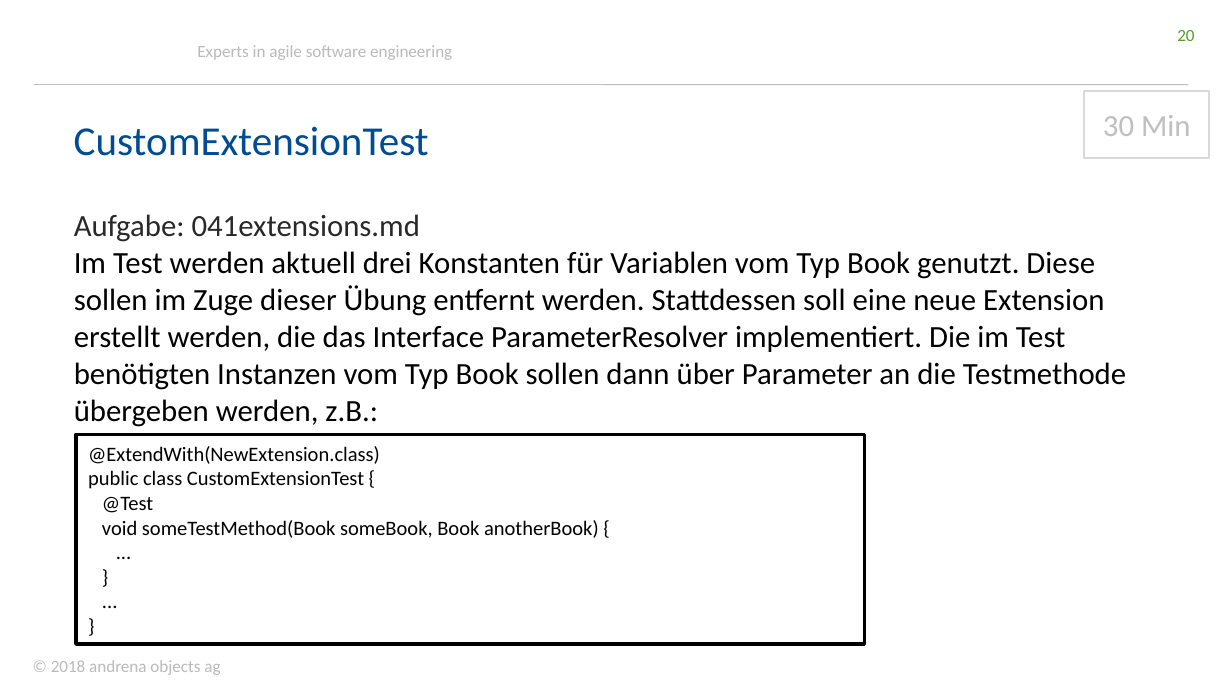
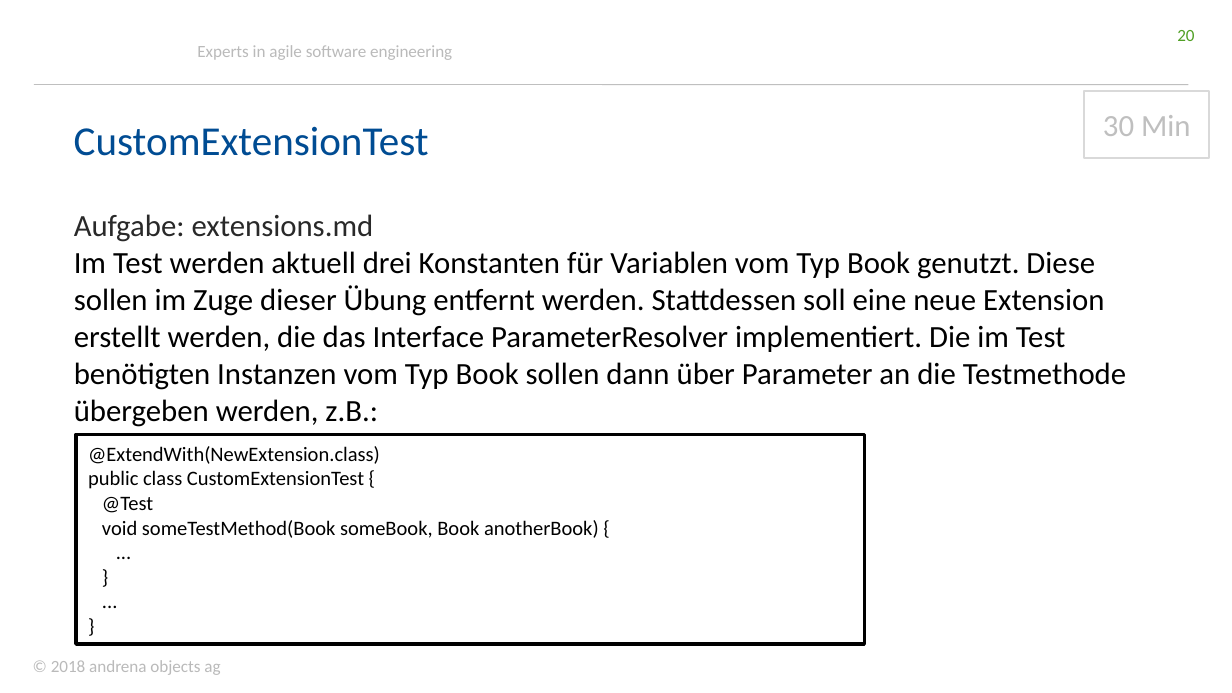
Before and after one commit to andrena/junit5-workshop-et-ka-2018, a slide deck: slide 20 of files/Folien.pptx. Drawn at 1232x693 pixels with LibreOffice and Linux fonts; fonts in the diff are those of the drawing; background and template pictures are left out. Boxes give left, top, right and bottom in pixels: in the first picture for what was removed or moved away, otherwise in the second. Text is boxed around its words. In the diff, an @@ line names an element or a change of style, - is before the commit and + after.

```diff
--- a/files/Folien.pptx
+++ b/files/Folien.pptx
@@ text at bbox=[74, 214, 374, 242]: text changed @@
-Aufgabe: 041extensions.md
+Aufgabe: extensions.md
```
Also in this commit, not shown: 10 other slides changed.
